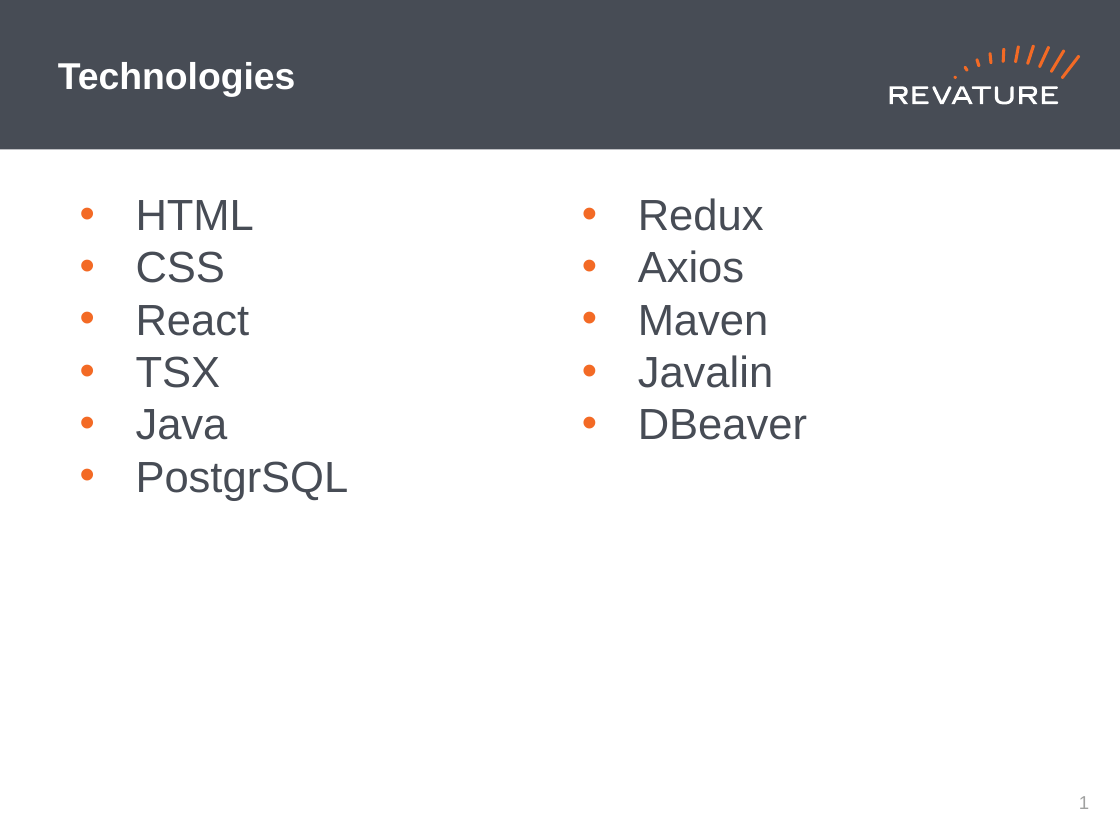
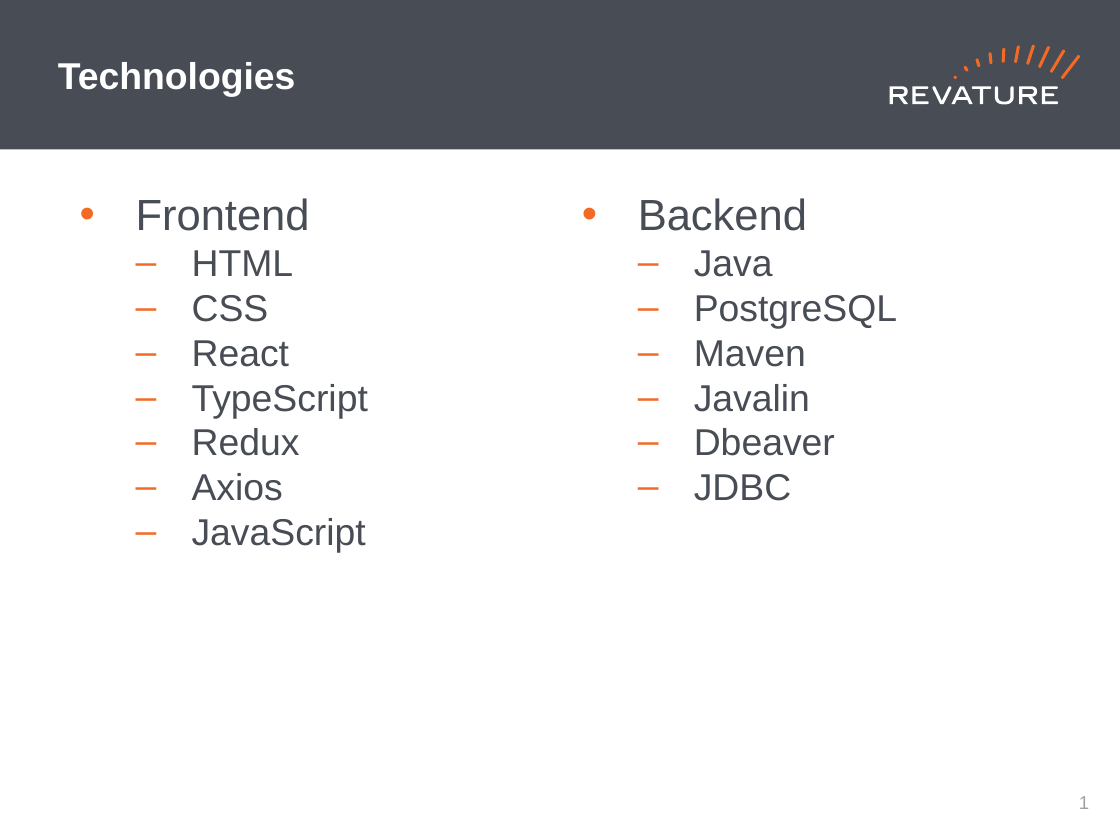
Before and after one commit to DavidKaza/skybank, a slide deck: slide 2 of Revature_PPT_Template (1).pptx. Drawn at 1120x840 pixels with LibreOffice and Linux fonts; fonts in the diff are those of the drawing. Boxes give left, top, right and bottom in pixels: in the first picture for what was removed or moved away, otherwise in the second. Text is boxed around its words. In the diff, an @@ line names an element or a change of style, - is before the commit and + after.

Commit message:
updated ppt

```diff
--- a/Revature_PPT_Template (1).pptx
+++ b/Revature_PPT_Template (1).pptx
@@ text at [136,198,310,231]: paragraph added @@
+• Frontend
@@ text at [192,198,897,553]: paragraphs added @@
+  – JavaScript
+• Backend
+  – Java
+  – PostgreSQL
@@ text at [192,250,810,501]: size 28 to 24 pt in "HTML", "CSS", "React", "Redux" and 3 more places; bullet • to –; list level 1 to 2 in "HTML"; list level 1 to 2 in "CSS"; list level 1 to 2 in "React"; list level 1 to 2 in "Redux"; list level 1 to 2 in "Axios"; list level 1 to 2 in "Maven"; list level 1 to 2 in "Javalin" @@
@@ text at [192,384,368,418]: text changed; size 28 to 24 pt @@
-• TSX
-• Java
-• PostgrSQL
+  – TypeScript
@@ text at [694,428,835,501]: text changed; size 28 to 24 pt @@
-• DBeaver
+  – Dbeaver
+  – JDBC
```
Also in this commit, not shown: 6 other slides changed, 1 slide added, 4 slides removed.
